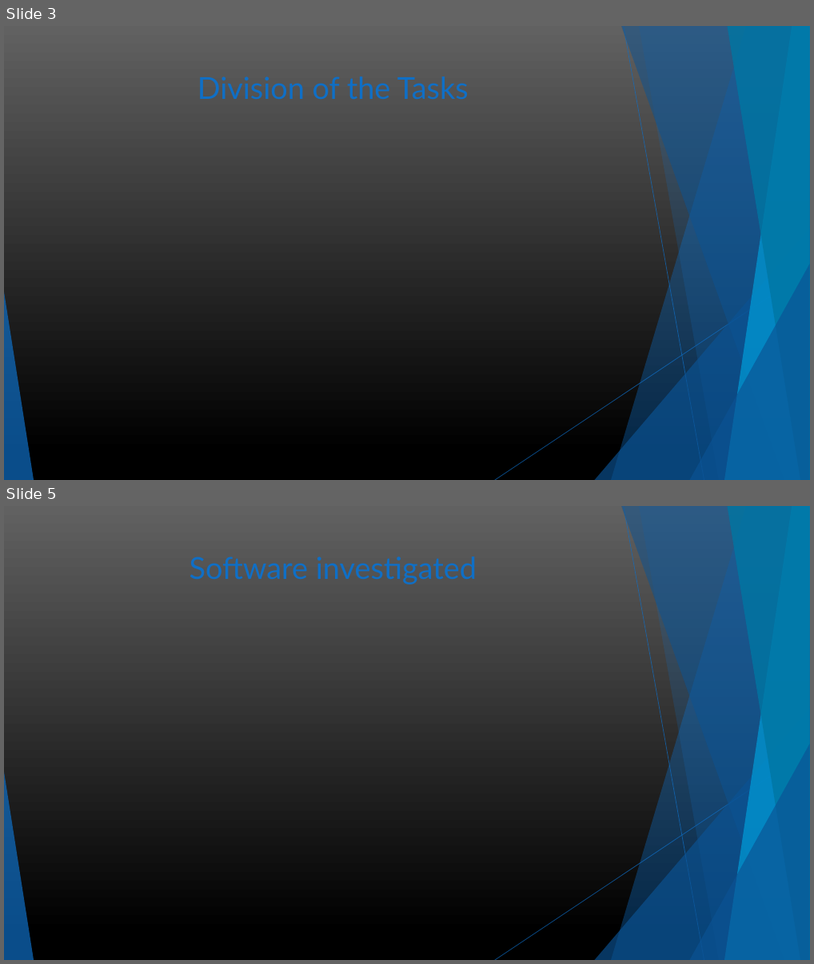
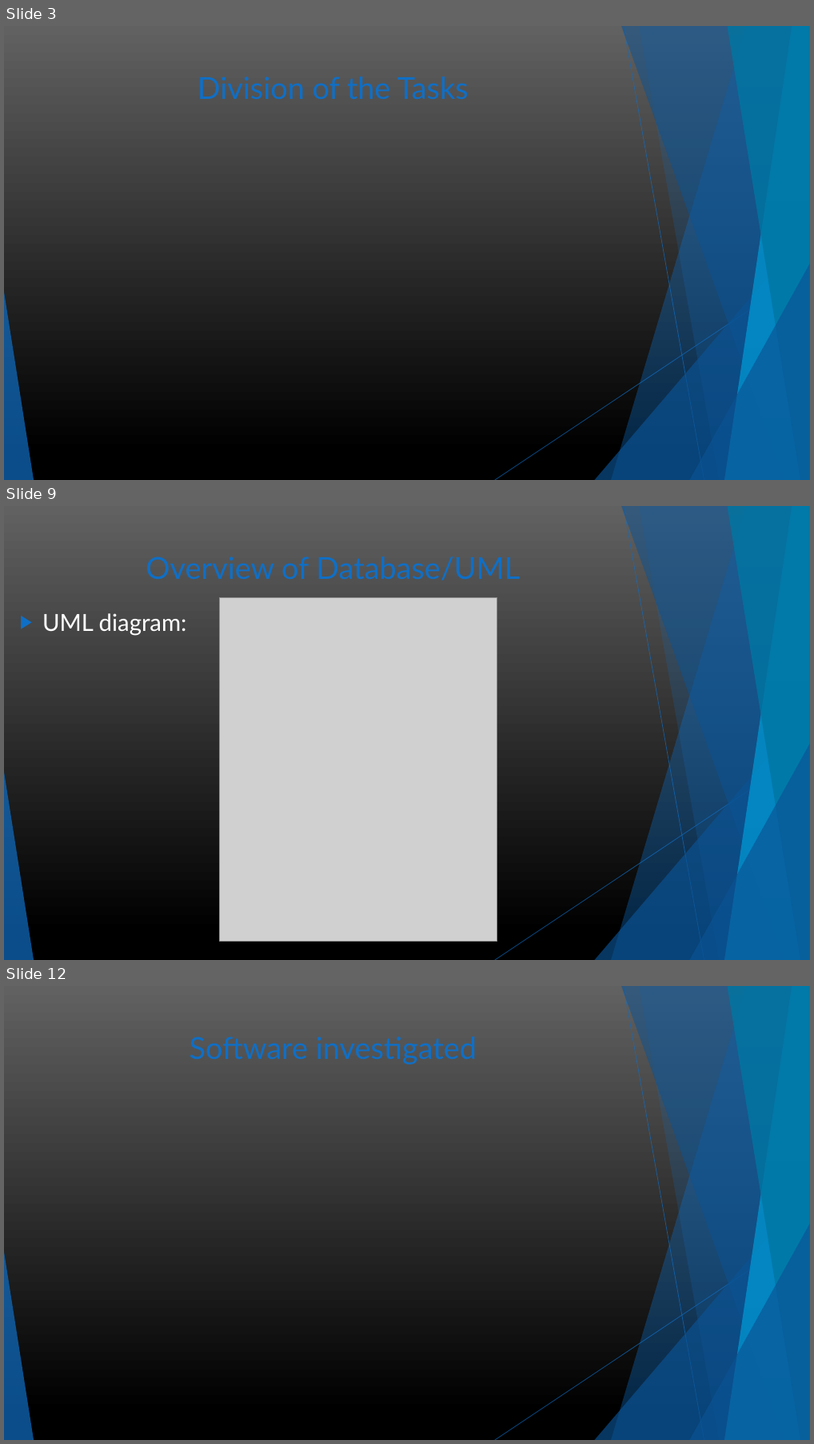
Before and after one commit to RemIgiYa/Project, a slide deck: MCTV Limited presentation.pptx. Shown one above the other, each under a label of ours: slides 3 and 5 before the commit, slides 3, 9 and 12 after it; the slides between them are not shown. The pictures are 814x964 and 814x1444 pixels, drawn with LibreOffice and Linux fonts; fonts in the diff are those of the drawing; grey boxes stand for pictures. Boxes give left, top, right and bottom in pixels: in the first picture for what was removed or moved away, otherwise in the second. Text is boxed around its words. In the diff, an @@ line names an element or a change of style, - is before the commit and + after.

```diff
--- a/MCTV Limited presentation.pptx
+++ b/MCTV Limited presentation.pptx
@@ slide 9 added at box(4, 506, 810, 960), background gradient #616161 to #000000; not listed: 10 template elements that a slide beside it also shows @@
@@ title added at box(146, 556, 520, 580), 36 pt, text #0F6FC6 @@
+Overview of Database/UML
@@ picture added at box(220, 598, 498, 941) @@
@@ text added at box(42, 613, 187, 635), 28 pt, text #FFFFFF @@
+▶ UML diagram:
@@ what was slide 5 is now slide 12 @@
```
Also in this commit, not shown: 2 slides changed, 7 other slides added, 1 slide removed.
